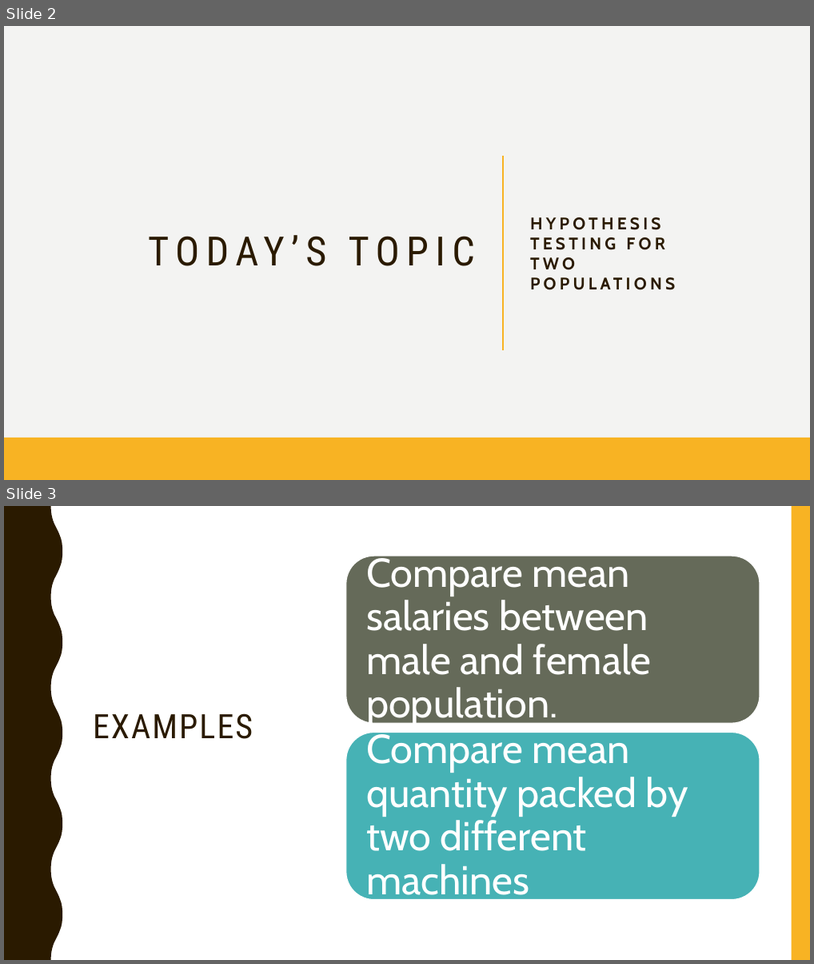
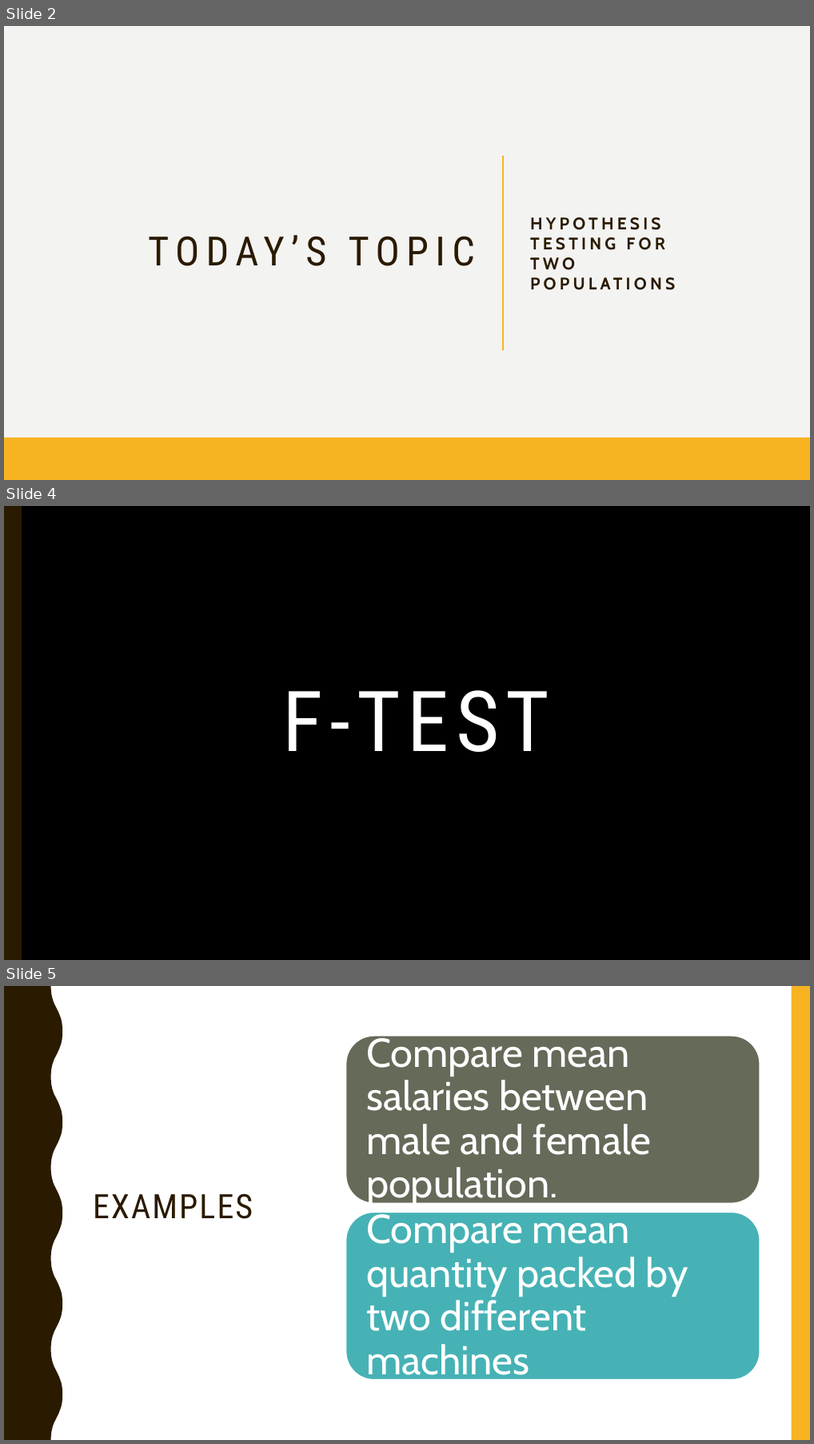
Before and after one commit to skgadi/Courses, a slide deck: 2021/statistics-for-business/session-8.pptx. Shown one above the other, each under a label of ours: slides 2 and 3 before the commit, slides 2, 4 and 5 after it; the slides between them are not shown. The pictures are 814x964 and 814x1444 pixels, drawn with LibreOffice and Linux fonts; fonts in the diff are those of the drawing; background and template pictures are left out. Boxes give left, top, right and bottom in pixels: in the first picture for what was removed or moved away, otherwise in the second. Text is boxed around its words. In the diff, an @@ line names an element or a change of style, - is before the commit and + after.

```diff
--- a/2021/statistics-for-business/session-8.pptx
+++ b/2021/statistics-for-business/session-8.pptx
@@ slide 4 added at [4, 506, 810, 960], background picture (left out); not listed: 1 template element that a slide beside it also shows @@
@@ freeform shape added at [4, 506, 62, 960], fill #F3F3F2 @@
@@ rectangle added at [4, 506, 22, 960], fill #F3F3F2 @@
@@ rectangle added at [4, 506, 22, 960], fill #2A1A00 @@
@@ rectangle added at [22, 506, 810, 960], fill #000000 @@
@@ title added at [283, 690, 550, 752], 100 pt, text #FFFFFF @@
+F-TEST
@@ what was slide 3 is now slide 5 @@
```
Also in this commit, not shown: 2 slides changed, 1 other slide added, 8 other files.
